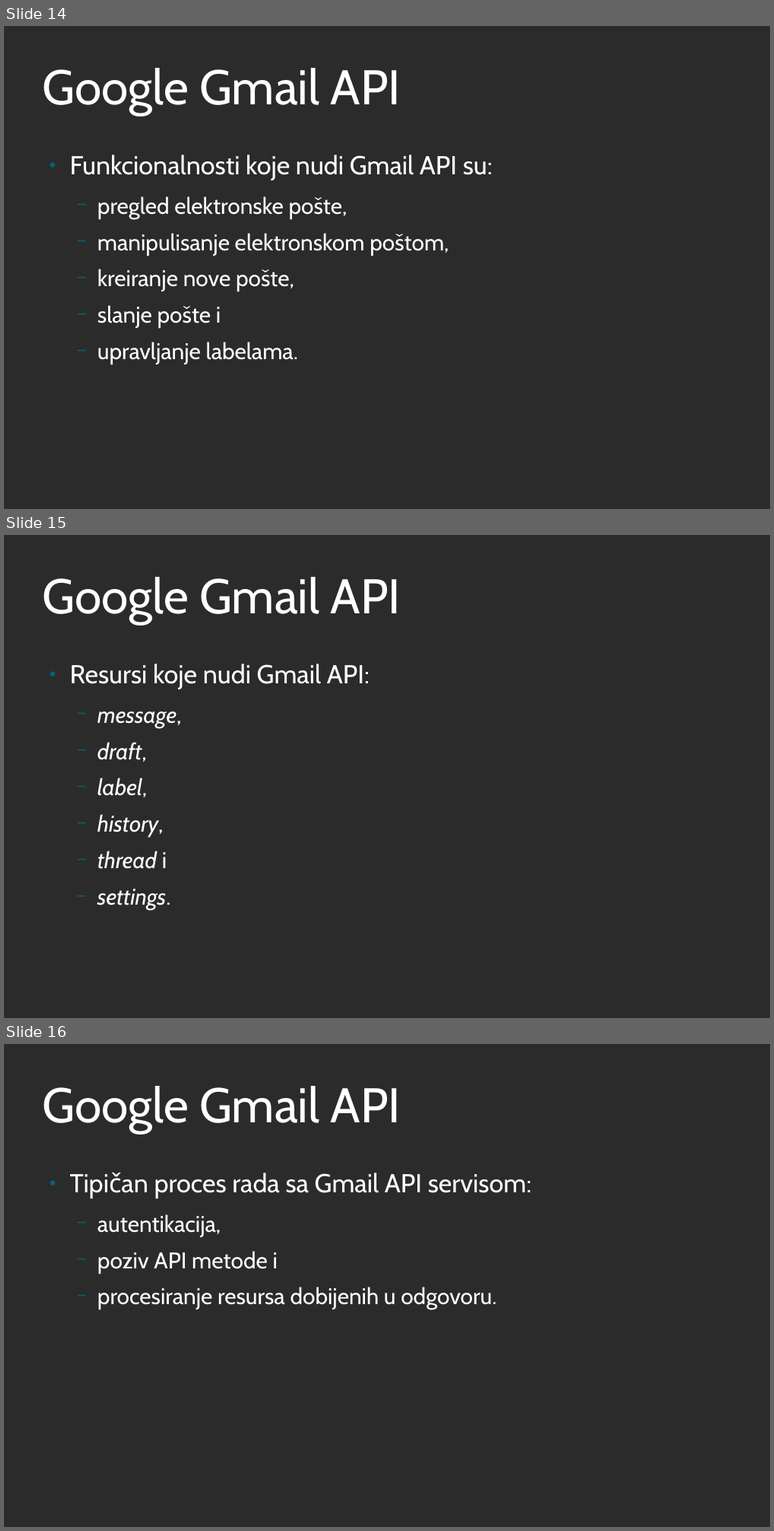
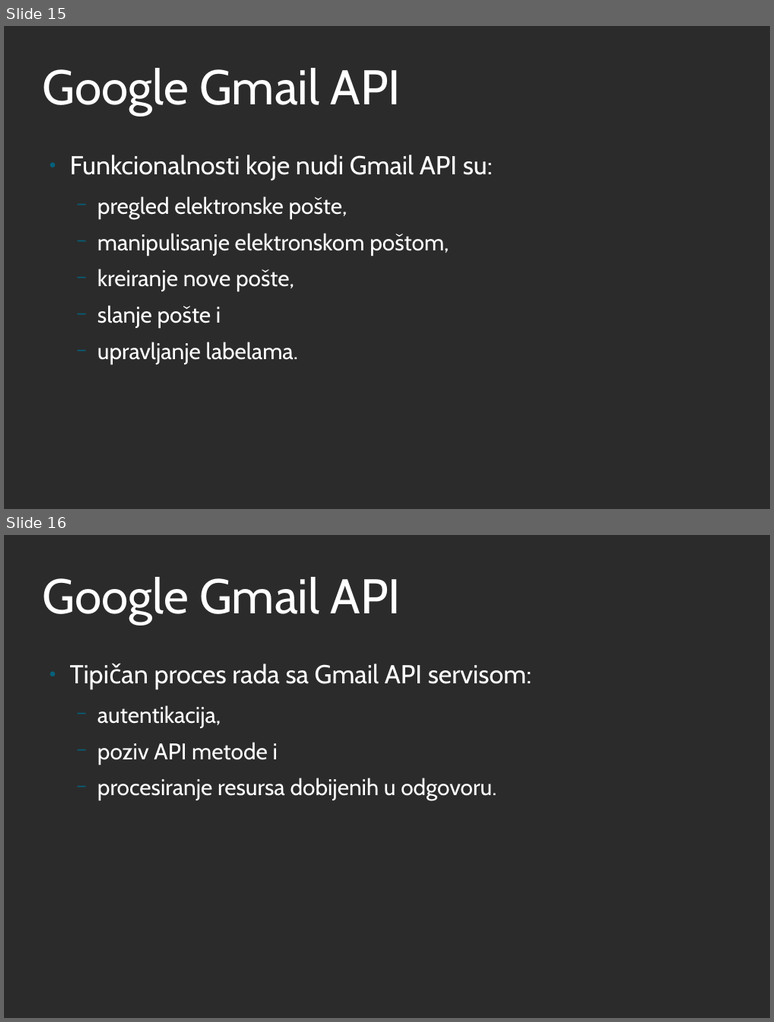
Before and after one commit to iv17/MScThesis, a slide deck: IvanaSavinPresentation.odp. Shown one above the other, each under a label of ours: slides 14, 15 and 16 before the commit, slides 15 and 16 after it. The pictures are 774x1531 and 774x1022 pixels, drawn with LibreOffice and Linux fonts; fonts in the diff are those of the drawing; background and template pictures are left out; a plain dark background stands for a picture behind light text. Boxes give left, top, right and bottom in pixels: in the first picture for what was removed or moved away, otherwise in the second. Text is boxed around its words. In the diff, an @@ line names an element or a change of style, - is before the commit and + after.

```diff
--- a/IvanaSavinPresentation.odp
+++ b/IvanaSavinPresentation.odp
@@ slide 15 removed at <box>4,535,770,1018</box>, background picture (left out) @@
@@ title removed at <box>42,577,401,625</box> @@
-Google Gmail API
@@ text removed at <box>70,663,370,910</box> @@
-● Resursi koje nudi Gmail API:
-  − message,
-  − draft,
-  − label,
-  − history,
-  − thread i
-  − settings.
@@ what was slide 14 is now slide 15 @@
```
Also in this commit, not shown: 8 slides changed, 2 other files.
